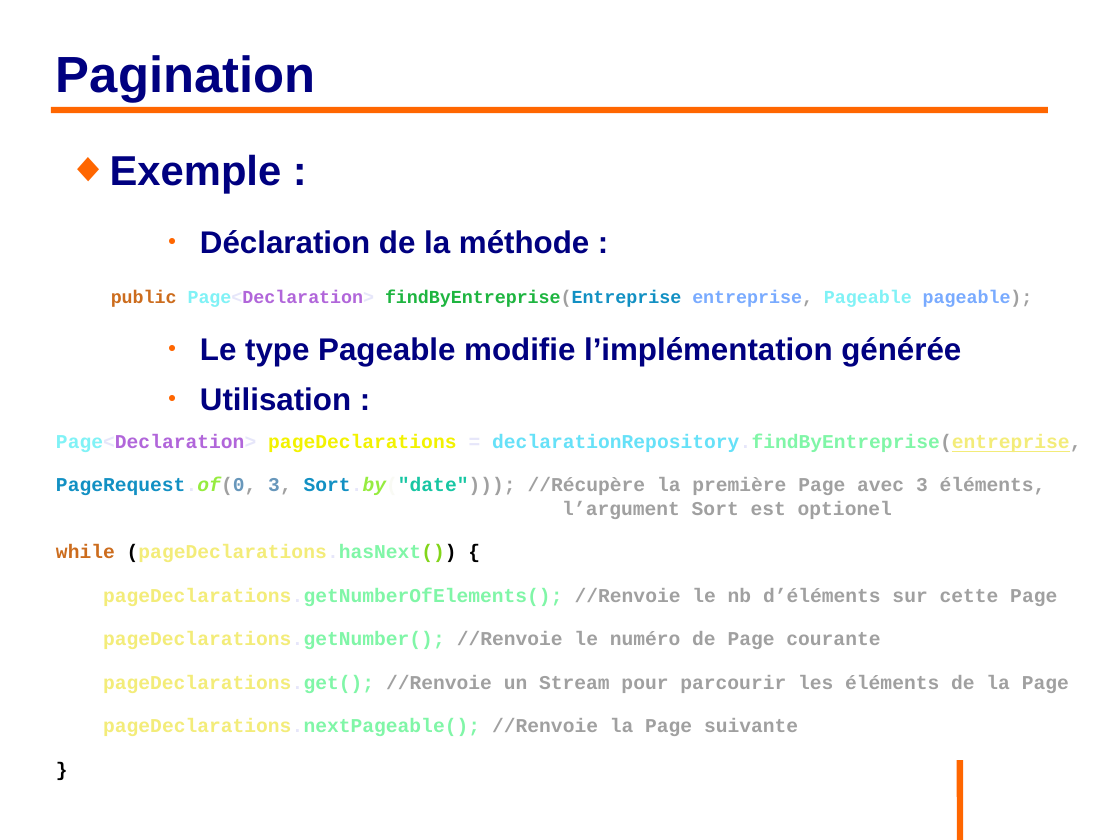
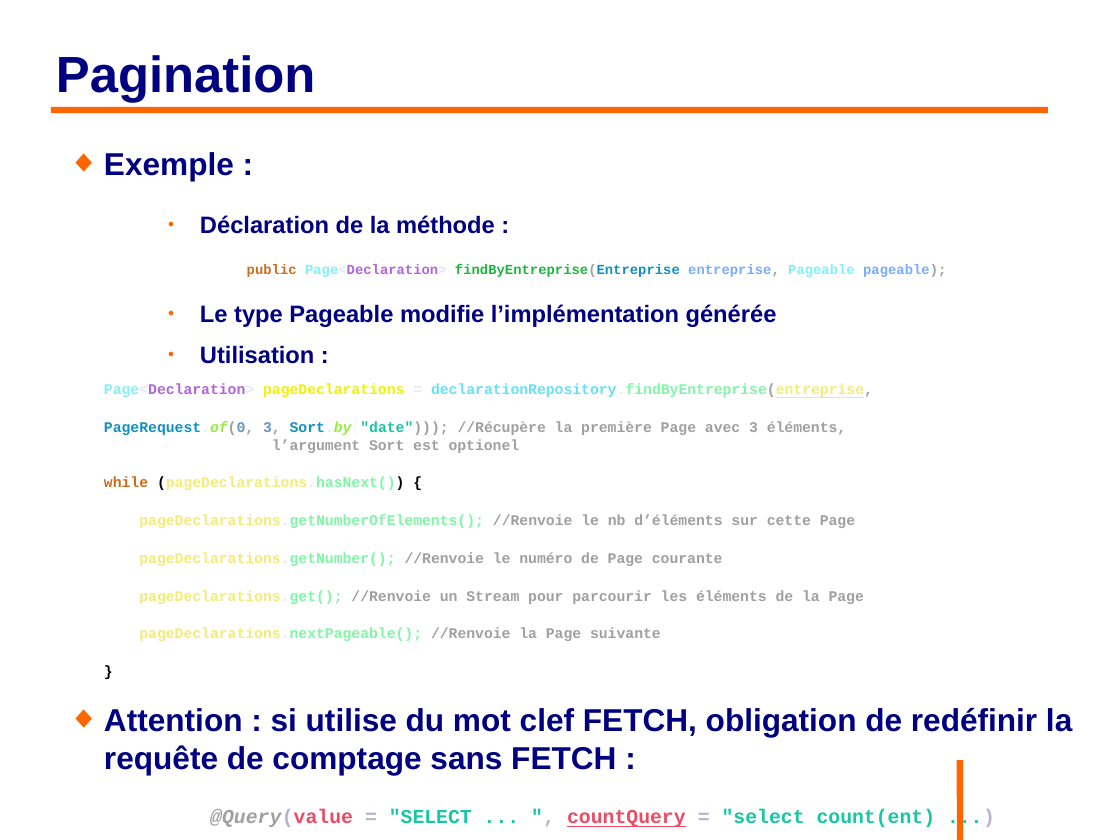
Before and after one commit to philphils/formation-hibernate-avancee, a slide deck: slide 39 of Documentation/diapo_formation_hibernate_avancee.odp. Drawn at 1120x840 pixels with LibreOffice and Linux fonts; fonts in the diff are those of the drawing; background and template pictures are left out. Boxes give left, top, right and bottom in pixels: in the first picture for what was removed or moved away, otherwise in the second. Text is boxed around its words. In the diff, an @@ line names an element or a change of style, - is before the commit and + after.

```diff
--- a/Documentation/diapo_formation_hibernate_avancee.odp
+++ b/Documentation/diapo_formation_hibernate_avancee.odp
@@ text at (x1=104, y1=152, x2=946, y2=641): size 29.6 to 22.4 pt in "Exemple :"; size 22.2 to 16.8 pt in "Déclaration de la méthode :", "Le type Pageable modifie l’implémentation générée", "Utilisation :"; size 12.9 to 9.8 pt in "public Page<Declaration> findByEntreprise(Entreprise entrepr ..."; size 13.9 to 10.5 pt in "Page<Declaration> pageDeclarations = declarationRepository.f ...", "PageRequest.of(0, 3, Sort.by("date"))); //Récupère la premiè ...", "while (pageDeclarations.hasNext()) {", "pageDeclarations.getNumberOfElements(); //Renvoie le nb d’él ..." and 4 more places; text colour #82D51A to #80F6A7 in "(pageDeclarations.hasNext())"; indent changed @@
@@ text at (x1=104, y1=707, x2=1072, y2=827): paragraphs added @@
+◆ Attention : si utilise du mot clef FETCH, obligation de redéfinir la requête de comptage sans FETCH :
+@Query(value = "SELECT ... ", countQuery = "select count(ent) ...)
```
Also in this commit, not shown: 1 other slide changed, 1 slide added.
